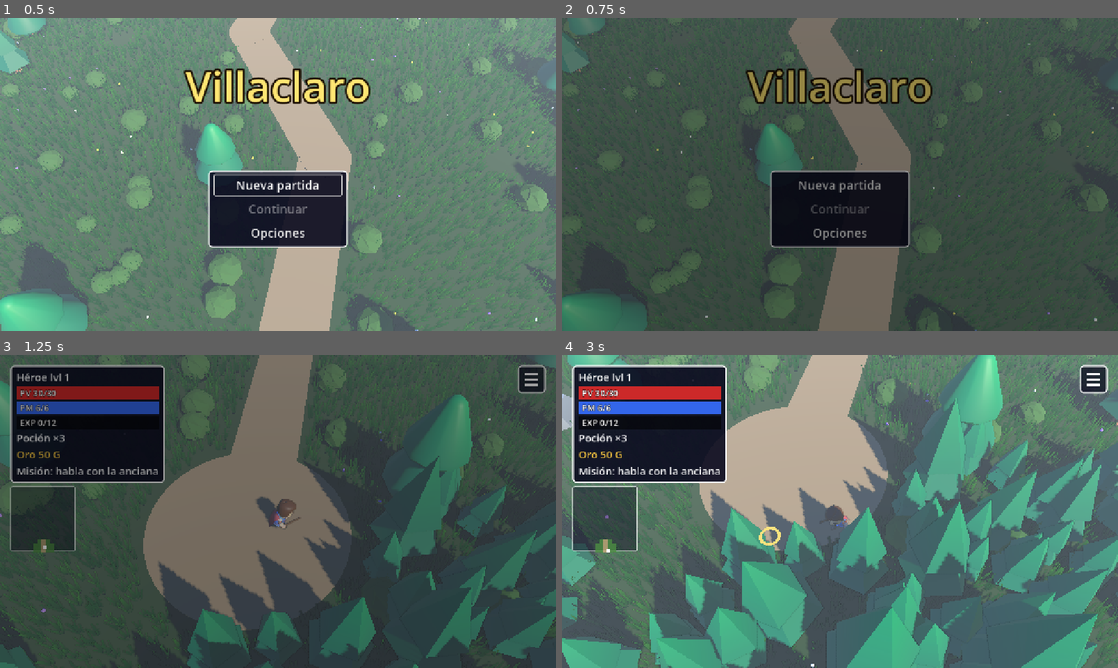
Above: before the commit, frames 1-4 (two rows, left to right).
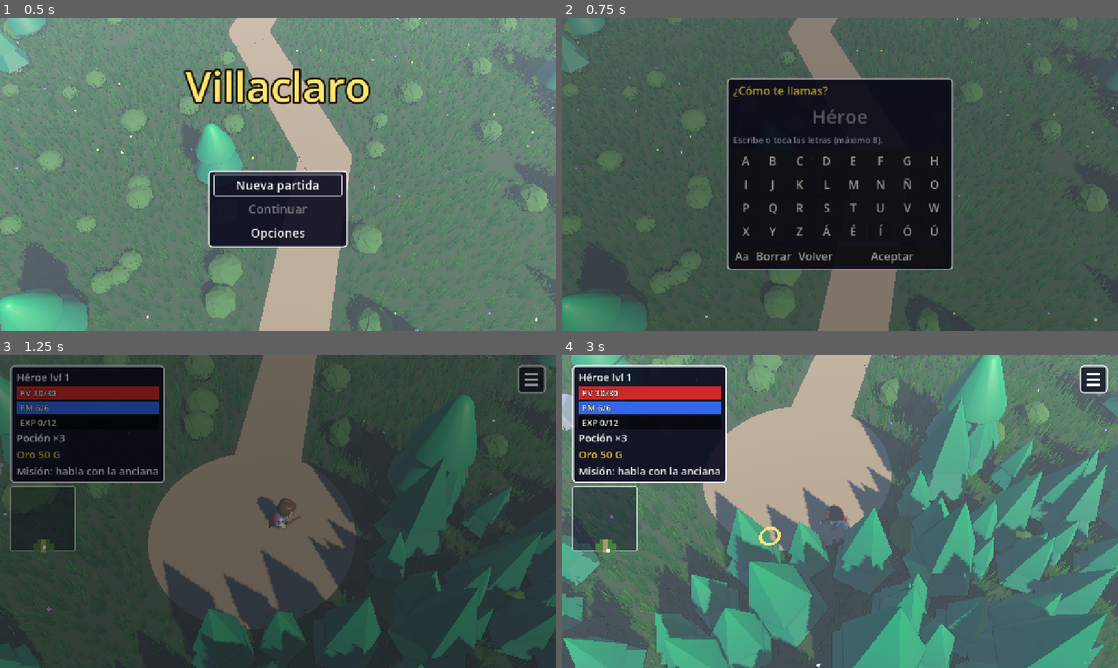
Above: after the commit, the same moments.

Repository: apergas/rpg-turnos
Game: Godot game, scene res://scenes/title/title.tscn
The game is run twice, just before and just after one commit, with the same random seed, the same clock (stepped at 60 frames per second) and the same inputs.
Inputs (mouse positions are in pixels of both pictures, inside the frame that each line leads up to):
- Up to frame 1 (0.5 s): no input
- Up to frame 2 (0.75 s): tap Enter (ui_accept) at 0.5 s; move the mouse to (962, 158) at 0.52 s; hold D from 0.53 s (still down); tap Keypad Enter at 0.6 s; click (962, 158) at 0.67 s
- Up to frame 3 (1.25 s): keep holding D; tap Enter (ui_accept) at 0.77, 1.07 s; tap Backspace at 0.8 s
- Up to frame 4 (3 s): release D at 1.25 s; drag from (728, 527) to (812, 574) at 1.27 s; move the mouse to (895, 442) at 2.02 s; hold D 2.03-2.75 s; tap E at 2.1 s; click (895, 442) at 2.17 s; tap Keypad Enter at 2.3 s; drag from (812, 574) to (673, 464) at 2.77 s

Frame 1 is identical in both runs. In frame 2, 20% of the frame differs, in the area x 29-71%, y 16-81%; in frame 3, 9.4%; in frame 4, 16%.

Commit message:
Ask the hero's name at the start and keep the story's state in the save

Diff:
--- a/scripts/game/game.gd
+++ b/scripts/game/game.gd
@@ -137,6 +137,8 @@
 var _audio: AudioDirector
 var _options: GameOptions
 var _save := {}
+## The name typed on the NameEntry for a new game ("" for the default).
+var _hero_name := ""
 var _busy := false
 var _leaving := false
 var _autoplay := false
@@ -151,11 +153,13 @@
 
 
 ## audio and options come from the title screen; save is the Dictionary read by
-## SaveStore.load_game(), empty for a new game.
-func setup(audio: AudioDirector, options: GameOptions, save: Dictionary) -> void:
+## SaveStore.load_game(), empty for a new game, which gets hero_name.
+func setup(audio: AudioDirector, options: GameOptions, save: Dictionary,
+		hero_name := "") -> void:
 	_audio = audio
 	_options = options
 	_save = save
+	_hero_name = hero_name
 
 
 func _ready() -> void:
@@ -183,7 +187,9 @@
 					info.play_time)))
 		else:
 			load_failed = true
-	elif _autoplay:
+	if _save.is_empty() or load_failed:
+		state.hero.display_name = StoryState.clean_name(_hero_name)
+	if _save.is_empty() and _autoplay:
 		_apply_autoplay_zone(args)
 	_build_shop()
 	_build_fade()
@@ -233,6 +239,7 @@
 		state.town_zone = start.get("town", state.town_zone)
 		if start.quest_done:
 			state.quest.stage = Quest.Stage.DONE
+		state.story.mark_seen_for_flags(state.world_flags)
 		print("Zona de inicio: %s (Nv %d)" % [zone_id, state.hero.level])
 
 
--- a/scripts/game/game_state.gd
+++ b/scripts/game/game_state.gd
@@ -1,8 +1,8 @@
 class_name GameState extends RefCounted
 ## State of the play session, kept in memory while the game is open. The hero, the
-## inventory, the gold, the equipment, the village quest and the progress through the
-## world live here for the whole session; battles, shops, chests, exits and dialogue
-## change them in place.
+## inventory, the gold, the equipment, the village quest, the progress through the
+## world and the story live here for the whole session; battles, shops, chests, exits,
+## dialogue and cutscenes change them in place. The hero's name is hero.display_name.
 
 const START_GOLD := 50
 ## The last boss: its world flag marks the game as finished.
@@ -34,6 +34,14 @@
 ## ZoneData id of the last village visited: the Ala de viaje and a defeat lead to its
 ## town entry.
 var town_zone := "pradera"
+## The story: cutscenes seen, the ending reached; the chapter follows from it and the
+## world flags (chapter()).
+var story := StoryState.new()
+## Numbers of the whole game for the credits: battles fought, steps walked and gold won
+## (in battle and from chests).
+var battles := 0
+var steps := 0
+var gold_earned := 0
 ## The open return portal of an Ala de viaje: the village it stands in ("" while none is
 ## open) and the zone and spot it leads back to, once.
 var portal_town := ""
@@ -163,6 +171,11 @@
 	return has_flag(FINAL_BOSS)
 
 
+## The story chapter now (StoryState.Chapter).
+func chapter() -> StoryState.Chapter:
+	return story.chapter(world_flags)
+
+
 ## Gold lost on a defeat: half of what is carried, rounded down (gold - lost remains).
 func defeat_gold_loss() -> int:
 	return floori(gold / 2.0)
--- a/scripts/game/save_data.gd
+++ b/scripts/game/save_data.gd
@@ -12,9 +12,14 @@
 ## its quest was already done, no key items and Villaclaro as the last village. Version 5
 ## (the interface pass) adds the open return portal of the Ala de viaje and what has been
 ## explored of each zone (its ExploredMap cells in base64); an older save loads with no
-## portal open and nothing explored.
-
-const VERSION := 5
+## portal open and nothing explored. STORY_VERSION (the story) adds the hero's name, the
+## story (cutscenes seen, the ending reached) and the numbers for the credits; an older save
+## gets the default name, the cutscenes its world flags have left behind marked seen
+## (StoryState.mark_seen_for_flags()) and the numbers at 0.
+
+const VERSION := 6
+## First version with the story's fields.
+const STORY_VERSION := 6
 ## Oldest version apply() still reads.
 const OLDEST_VERSION := 2
 ## Combatant fields of the hero that change while playing (the rest come from hero.tres).
@@ -52,6 +57,9 @@
 		"portal": {} if not state.has_portal() else {"town": state.portal_town,
 			"zone": state.portal_zone, "pos": [state.portal_pos.x, state.portal_pos.z]},
 		"explored": explored,
+		"name": state.hero.display_name,
+		"story": state.story.to_dict(),
+		"stats": {"battles": state.battles, "steps": state.steps, "gold": state.gold_earned},
 		"position": [player_pos.x, player_pos.z],
 		"play_time": play_time,
 	}
@@ -104,6 +112,20 @@
 	for id: String in explored:
 		state.explored[id] = ExploredMap.new(ZoneData.by_id(id),
 			Marshalls.base64_to_raw(explored[id]))
+	state.story = StoryState.new()
+	if int(data.version) >= STORY_VERSION:
+		state.hero.display_name = data.name
+		state.story.set_from(data.story)
+		state.battles = int(data.stats.battles)
+		state.steps = int(data.stats.steps)
+		state.gold_earned = int(data.stats.gold)
+	else:
+		# Before the story: the default name, and the cutscenes already left behind seen.
+		state.hero.display_name = StoryState.DEFAULT_NAME
+		state.story.mark_seen_for_flags(state.world_flags)
+		state.battles = 0
+		state.steps = 0
+		state.gold_earned = 0
 	var pos: Array = data.position
 	return {"valid": true, "position": Vector3(pos[0], 0.0, pos[1]),
 		"play_time": float(data.play_time)}
@@ -119,6 +141,8 @@
 	if int(data.version) >= 4 and not _valid_world(data):
 		return false
 	if int(data.version) >= 5 and not (_valid_portal(data) and _valid_explored(data)):
+		return false
+	if int(data.version) >= STORY_VERSION and not _valid_story(data):
 		return false
 	var hero: Variant = data.get("hero")
 	if not hero is Dictionary:
@@ -191,6 +215,25 @@
 		return false
 	for id: Variant in chests:
 		if not (id is String and Chests.CHESTS.has(id)):
+			return false
+	return true
+
+
+## STORY_VERSION fields: a name StoryState.clean_name() keeps as it is, the story's seen
+## list and finished flag, and the three numbers.
+static func _valid_story(data: Dictionary) -> bool:
+	var hero_name: Variant = data.get("name")
+	if not (hero_name is String and StoryState.clean_name(hero_name) == hero_name):
+		return false
+	var story: Variant = data.get("story")
+	if not (story is Dictionary and story.get("seen") is Array \
+			and story.get("finished") is bool):
+		return false
+	var stats: Variant = data.get("stats")
+	if not stats is Dictionary:
+		return false
+	for key in ["battles", "steps", "gold"]:
+		if not (stats as Dictionary).get(key) is float:
 			return false
 	return true
 
--- /dev/null
+++ b/scripts/story/story_state.gd
@@ -0,0 +1,124 @@
+class_name StoryState extends RefCounted
+## Where the story is: the cutscenes already seen and whether the ending was reached.
+## The chapter follows from them and the world flags (the bosses beaten): 0 prologue,
+## 1 meadow, 2 forest, 3 mine, 4 castle, 5 the end. Says which cutscene comes after a
+## boss or on reaching a village, and the next step of the story in one line. Pure: Game
+## asks it and plays the cutscenes (data/cutscenes/<id>.tres).
+
+enum Chapter { PROLOGUE, MEADOW, FOREST, MINE, CASTLE, END }
+
+const DEFAULT_NAME := "Héroe"
+const MAX_NAME_LENGTH := 8
+## Replaced by the hero's name in every story line.
+const NAME_TAG := "{nombre}"
+## Every cutscene, in story order.
+const SCENES: Array[String] = ["prologo", "rey_slime", "aldea_bosque", "bruja", "mina",
+	"golem", "castillo", "final"]
+## The cutscene that follows beating each boss (its world flag).
+const AFTER_BOSS := {
+	"rey_slime": "rey_slime",
+	"bruja": "bruja",
+	"golem_piedra": "golem",
+	"senor_niebla": "final",
+}
+## The cutscene of the first visit to each zone's village.
+const ON_VILLAGE := {
+	"bosque": "aldea_bosque",
+	"mina_1": "mina",
+	"castillo_patio": "castillo",
+}
+## The boss whose flag ends each chapter, from the meadow on.
+const CHAPTER_BOSSES: Array[String] = ["rey_slime", "bruja", "golem_piedra", "senor_niebla"]
+## The next step of the story, by chapter (GameState.current_missions() once no quest is
+## in progress).
+const GOALS := {
+	Chapter.PROLOGUE: "Objetivo: habla con la Abuela Rosa",
+	Chapter.MEADOW: "Objetivo: ayuda a la Abuela Rosa",
+	Chapter.FOREST: "Objetivo: la Bruja del bosque",
+	Chapter.MINE: "Objetivo: el Golem de la mina",
+	Chapter.CASTLE: "Objetivo: el Señor de la Niebla",
+	Chapter.END: "Villaclaro está en paz",
+}
+
+## Cutscene ids already played (SCENES entries), in the order they were seen.
+var seen: Array[String] = []
+## True once the ending and the credits were reached: the save is a finished game.
+var finished := false
+
+
+## The chapter now, from the cutscenes seen and the world flags (GameState.world_flags).
+func chapter(flags: Dictionary) -> Chapter:
+	if not has_seen("prologo"):
+		return Chapter.PROLOGUE
+	var reached := Chapter.MEADOW
+	for boss in CHAPTER_BOSSES:
+		if not flags.get(boss, false):
+			break
+		reached = (reached + 1) as Chapter
+	return reached
+
+
+func has_seen(scene_id: String) -> bool:
+	return scene_id in seen
+
+
+func mark_seen(scene_id: String) -> void:
+	if not has_seen(scene_id):
+		seen.append(scene_id)
+
+
+## The cutscene to play after beating boss_id, "" if it has none or it was seen.
+func scene_after_boss(boss_id: String) -> String:
+	var id: String = AFTER_BOSS.get(boss_id, "")
+	return "" if id == "" or has_seen(id) else id
+
+
+## The cutscene to play on entering the village of zone_id, "" if none or seen.
+func scene_on_village(zone_id: String) -> String:
+	var id: String = ON_VILLAGE.get(zone_id, "")
+	return "" if id == "" or has_seen(id) else id
+
+
+## For saves from before the story and for --autoplay-zone starts: marks seen the
+## prologue and every cutscene the world flags have already left behind (a boss's own
+## scene, and the village scene of its zone).
+func mark_seen_for_flags(flags: Dictionary) -> void:
+	mark_seen("prologo")
+	var village_of_boss := {"bruja": "aldea_bosque", "golem_piedra": "mina",
+		"senor_niebla": "castillo"}
+	for boss: String in AFTER_BOSS:
+		if flags.get(boss, false):
+			mark_seen(AFTER_BOSS[boss])
+			if village_of_boss.has(boss):
+				mark_seen(village_of_boss[boss])
+	finished = flags.get("senor_niebla", false)
+
+
+## The next step of the story in one line.
+func goal_text(flags: Dictionary) -> String:
+	return GOALS[chapter(flags)]
+
+
+func to_dict() -> Dictionary:
+	return {"seen": seen.duplicate(), "finished": finished}
+
+
+## Loads what to_dict() wrote; unknown scene ids are dropped.
+func set_from(data: Dictionary) -> void:
+	seen.clear()
+	for id: Variant in data.get("seen", []):
+		if id is String and id in SCENES:
+			mark_seen(id)
+	finished = bool(data.get("finished", false))
+
+
+## text with NAME_TAG replaced by name.
+static func fill(text: String, hero_name: String) -> String:
+	return text.replace(NAME_TAG, hero_name)
+
+
+## A name typed by the player made valid: spaces trimmed, at most MAX_NAME_LENGTH
+## characters, DEFAULT_NAME when empty.
+static func clean_name(typed: String) -> String:
+	var hero_name := typed.strip_edges().left(MAX_NAME_LENGTH)
+	return DEFAULT_NAME if hero_name == "" else hero_name
--- a/scripts/title/title_screen.gd
+++ b/scripts/title/title_screen.gd
@@ -2,15 +2,19 @@
 ## Main scene. Shows the game's name over the meadow seen from a slowly drifting
 ## top-down camera, with "Nueva partida", "Continuar" (disabled without a save) and
 ## "Opciones" (keyboard, mouse and touch). Owns the only AudioDirector and the options,
-## and creates a Game for the new or loaded session (new_game / continue_game); when
-## the Game emits quit_to_title it frees it and shows the title again.
-## With `-- --autoplay` it starts a new game at once, without showing the title. With
-## `--autoplay-save` too, going back to the title loads the save straight away.
+## and creates a Game for the new or loaded session (new_game / continue_game); a new
+## game first asks the hero's name (NameEntry, over the meadow). When the Game emits
+## quit_to_title it frees it and shows the title again.
+## With `-- --autoplay` the name entry types AUTOPLAY_NAME by itself and the new game
+## starts at once, without the menu. With `--autoplay-save` too, going back to the title
+## loads the save straight away.
 
 signal new_game
 signal continue_game
 
 const GAME_SCENE := preload("res://scenes/game/game.tscn")
+## The name the autoplay types (an accent, to try the grid's last row).
+const AUTOPLAY_NAME := "Rocío"
 const TITLE_TEXT := "Villaclaro"
 const TITLE_SIZE := 96
 const FONT_SIZE := 28
@@ -33,6 +37,8 @@
 var _options_button: Button
 var _options_window: PanelContainer
 var _options_panel: OptionsPanel
+var _name_entry: NameEntry
+var _title_label: Label
 var _fade: ColorRect
 var _game: Game
 var _drift := 0.0
@@ -51,12 +57,11 @@
 	add_child(_audio)
 	_audio.set_volumes(_options.music_volume, _options.sfx_volume)
 	_build_fade()
-	new_game.connect(func() -> void: _start_game({}))
+	new_game.connect(_open_name_entry)
 	continue_game.connect(func() -> void: _start_game(_load_save()))
+	_open_title()
 	if _autoplay:
-		_start_game({})
-	else:
-		_open_title()
+		_open_name_entry()
 
 
 func _process(delta: float) -> void:
@@ -102,6 +107,8 @@
 	_ui = null
 	_options_window = null
 	_options_panel = null
+	_name_entry = null
+	_title_label = null
 	_menu_window = null
 	_continue_button = null
 	_options_button = null
@@ -116,8 +123,31 @@
 	return save
 
 
-## Fades out, swaps the title for a Game (save empty = new game) and fades in.
-func _start_game(save: Dictionary) -> void:
+## The menu gives way to the NameEntry; its name starts a new game, Volver brings the
+## menu back.
+func _open_name_entry() -> void:
+	if _starting or _name_entry != null:
+		return
+	_audio.play_sfx(SfxLibrary.ACCEPT)
+	_menu_window.hide()
+	_title_label.hide()
+	_name_entry = NameEntry.new()
+	_name_entry.setup(_audio)
+	_ui.add_child(_name_entry)
+	_name_entry.accepted.connect(func(hero_name: String) -> void: _start_game({}, hero_name))
+	_name_entry.cancelled.connect(func() -> void:
+		_name_entry.queue_free()
+		_name_entry = null
+		_title_label.show()
+		_menu_window.show()
+		_focus(_continue_button if not _continue_button.disabled else _options_button))
+	if _autoplay:
+		_name_entry.demo(AUTOPLAY_NAME)
+
+
+## Fades out, swaps the title for a Game (save empty = new game with hero_name) and fades
+## in.
+func _start_game(save: Dictionary, hero_name := "") -> void:
 	if _starting:
 		return
 	_starting = true
@@ -126,7 +156,7 @@
 		await _fade_to(1.0)
 		_close_title()
 	_game = GAME_SCENE.instantiate()
-	_game.setup(_audio, _options, save)
+	_game.setup(_audio, _options, save, hero_name)
 	_game.quit_to_title.connect(_on_quit_to_title)
 	add_child(_game)
 	await _fade_to(0.0)
@@ -171,6 +201,7 @@
 	title.add_theme_color_override("font_outline_color", Color(0.1, 0.05, 0.0))
 	title.add_theme_constant_override("outline_size", 18)
 	root.add_child(title)
+	_title_label = title
 	title.set_anchors_and_offsets_preset(Control.PRESET_CENTER_TOP, \
 		Control.PRESET_MODE_MINSIZE, 90)
 	var center := CenterContainer.new()
--- /dev/null
+++ b/scripts/ui/name_entry.gd
@@ -0,0 +1,206 @@
+class_name NameEntry extends Control
+## The hero's name, asked when a new game starts: a window with the name typed so far
+## and an on-screen keyboard (a grid of letters for the mouse and touch, moved through
+## with the arrow keys), plus typing straight from the keyboard. At most
+## StoryState.MAX_NAME_LENGTH letters; left empty it is StoryState.DEFAULT_NAME. The first
+## letter comes in capitals and the rest in small letters ("Aa" switches). Enter accepts,
+## Backspace deletes, Esc goes back. Emits accepted(name) or cancelled.
+
+signal accepted(hero_name: String)
+signal cancelled
+
+const FONT_SIZE := 26
+const NAME_SIZE := 44
+const TITLE_COLOR := Color(1.0, 0.85, 0.3)
+const HINT_COLOR := Color(0.7, 0.72, 0.8)
+const KEY_SIZE := Vector2(58, 50)
+const COLUMNS := 8
+## The grid, in capitals (lower-cased when the case is switched).
+const LETTERS := "ABCDEFGHIJKLMNÑOPQRSTUVWXYZÁÉÍÓÚ"
+## --autoplay: seconds between two key presses of demo().
+const DEMO_STEP := 0.15
+
+var _audio: AudioDirector
+var _typed := ""
+var _upper := true
+var _name_label: Label
+var _keys: Array[Button] = []
+var _case_button: Button
+var _accept_button: Button
+var _quiet_focus := false
+var _done := false
+
+
+## Cursor and accept sounds; without it the window is silent.
+func setup(audio: AudioDirector) -> void:
+	_audio = audio
+
+
+func _ready() -> void:
+	set_anchors_and_offsets_preset(Control.PRESET_FULL_RECT)
+	mouse_filter = Control.MOUSE_FILTER_IGNORE
+	var center := CenterContainer.new()
+	center.mouse_filter = Control.MOUSE_FILTER_IGNORE
+	add_child(center)
+	center.set_anchors_and_offsets_preset(Control.PRESET_FULL_RECT)
+	var window := BattleHud.make_window()
+	center.add_child(window)
+	var box := VBoxContainer.new()
+	box.add_theme_constant_override("separation", 10)
+	window.add_child(box)
+	box.add_child(_label("¿Cómo te llamas?", TITLE_COLOR, FONT_SIZE))
+	_name_label = _label("", Color.WHITE, NAME_SIZE)
+	_name_label.horizontal_alignment = HORIZONTAL_ALIGNMENT_CENTER
+	box.add_child(_name_label)
+	box.add_child(_label("Escribe o toca las letras (máximo %d)." \
+		% StoryState.MAX_NAME_LENGTH, HINT_COLOR, 20))
+	var grid := GridContainer.new()
+	grid.columns = COLUMNS
+	grid.add_theme_constant_override("h_separation", 4)
+	grid.add_theme_constant_override("v_separation", 4)
+	box.add_child(grid)
+	for letter in LETTERS:
+		var key := _button(letter)
+		key.custom_minimum_size = KEY_SIZE
+		key.pressed.connect(func() -> void: _add(key.text))
+		grid.add_child(key)
+		_keys.append(key)
+	var row := HBoxContainer.new()
+	row.add_theme_constant_override("separation", 8)
+	box.add_child(row)
+	_case_button = _button("Aa")
+	_case_button.pressed.connect(func() -> void: _set_upper(not _upper))
+	row.add_child(_case_button)
+	var erase := _button("Borrar")
+	erase.pressed.connect(_erase)
+	row.add_child(erase)
+	var back := _button("Volver")
+	back.pressed.connect(_cancel)
+	row.add_child(back)
+	_accept_button = _button("Aceptar")
+	_accept_button.size_flags_horizontal = Control.SIZE_EXPAND_FILL
+	_accept_button.pressed.connect(_accept)
+	row.add_child(_accept_button)
+	_refresh()
+	_quiet_focus = true
+	_keys[0].grab_focus()
+	_quiet_focus = false
+
+
+## Keys typed straight from the keyboard: letters, Backspace, Enter and Esc. The arrow
+## keys and Space go on to the grid (focus and press).
+func _input(event: InputEvent) -> void:
+	var key := event as InputEventKey
+	if _done or key == null or not key.pressed or key.echo:
+		return
+	match key.keycode:
+		KEY_ENTER, KEY_KP_ENTER:
+			_accept()
+		KEY_BACKSPACE:
+			_erase()
+		KEY_ESCAPE:
+			_cancel()
+		_:
+			var typed := String.chr(key.unicode) if key.unicode > 0 else ""
+			if typed == "" or typed.to_upper() == typed.to_lower():
+				return
+			_add(typed)
+	get_viewport().set_input_as_handled()
+
+
+## --autoplay: types hero_name on the grid key by key (switching the case when needed)
+## and accepts it.
+func demo(hero_name: String) -> void:
+	for letter in hero_name:
+		var wanted_upper := letter == letter.to_upper()
+		if wanted_upper != _upper:
+			await _demo_press(_case_button)
+		for key in _keys:
+			if key.text == letter:
+				await _demo_press(key)
+				break
+	await _demo_press(_accept_button)
+
+
+func _demo_press(button: Button) -> void:
+	button.grab_focus()
+	await get_tree().create_timer(DEMO_STEP).timeout
+	button.pressed.emit()
+
+
+func _add(letter: String) -> void:
+	if _done or _typed.length() >= StoryState.MAX_NAME_LENGTH:
+		return
+	_sfx(SfxLibrary.CURSOR)
+	_typed += letter
+	if _typed.length() == 1:
+		_set_upper(false)
+	_refresh()
+
+
+func _erase() -> void:
+	if _done or _typed == "":
+		return
+	_sfx(SfxLibrary.CANCEL)
+	_typed = _typed.left(-1)
+	if _typed == "":
+		_set_upper(true)
+	_refresh()
+
+
+func _accept() -> void:
+	if _done:
+		return
+	_done = true
+	_sfx(SfxLibrary.ACCEPT)
+	var hero_name := StoryState.clean_name(_typed)
+	if OS.get_cmdline_user_args().has("--autoplay"):
+		print("Nombre: %s" % hero_name)
+	accepted.emit(hero_name)
+
+
+func _cancel() -> void:
+	if _done:
+		return
+	_done = true
+	_sfx(SfxLibrary.CANCEL)
+	cancelled.emit()
+
+
+func _set_upper(upper: bool) -> void:
+	_upper = upper
+	for key in _keys:
+		key.text = key.text.to_upper() if upper else key.text.to_lower()
+
+
+## The name typed with a cursor on the free places, or the default name in grey.
+func _refresh() -> void:
+	if _typed == "":
+		_name_label.text = StoryState.DEFAULT_NAME
+		_name_label.modulate = Color(1, 1, 1, 0.45)
+		return
+	_name_label.modulate = Color.WHITE
+	_name_label.text = _typed + "_".repeat(StoryState.MAX_NAME_LENGTH - _typed.length())
+
+
+func _button(text: String) -> Button:
+	var button := Button.new()
+	button.text = text
+	button.add_theme_font_size_override("font_size", FONT_SIZE)
+	button.focus_entered.connect(func() -> void:
+		if not _quiet_focus:
+			_sfx(SfxLibrary.CURSOR))
+	return button
+
+
+func _label(text: String, color: Color, size: int) -> Label:
+	var label := Label.new()
+	label.text = text
+	label.add_theme_font_size_override("font_size", size)
+	label.add_theme_color_override("font_color", color)
+	return label
+
+
+func _sfx(id: String) -> void:
+	if _audio:
+		_audio.play_sfx(id)
Not shown, added: scripts/story/story_state.gd.uid
Not shown, added: scripts/ui/name_entry.gd.uid
